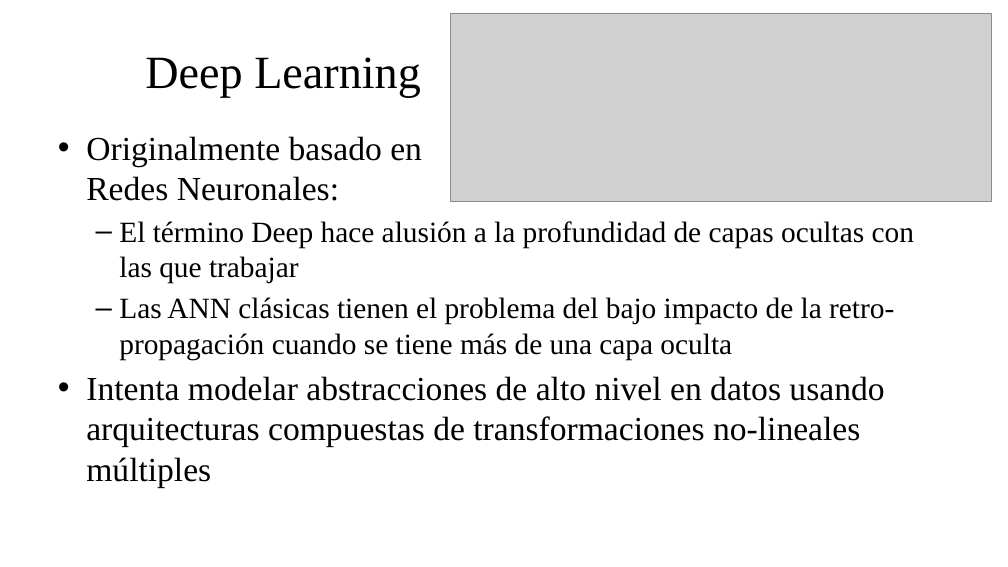
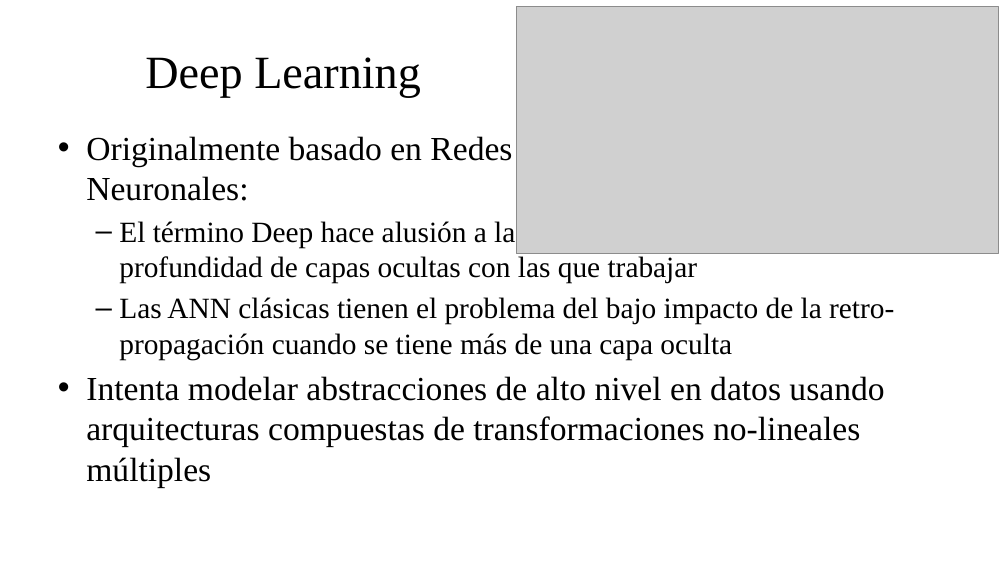
Before and after one commit to fsancho/Modelado-Analisis-Complejidad, a slide deck: slide 11 of Bloque IV. ML/IV.5. Métodos Avanzados.pptx. Drawn at 1008x567 pixels with LibreOffice and Linux fonts; fonts in the diff are those of the drawing; grey boxes stand for pictures. Boxes give left, top, right and bottom in pixels: in the first picture for what was removed or moved away, otherwise in the second. Text is boxed around its words. In the diff, an @@ line names an element or a change of style, - is before the commit and + after.

```diff
--- a/Bloque IV. ML/IV.5. Métodos Avanzados.pptx
+++ b/Bloque IV. ML/IV.5. Métodos Avanzados.pptx
@@ picture: place and size @@
-picture at [451, 13, 991, 202]
+picture at [516, 7, 999, 254]
@@ text "Originalmente basado en Redes Neuronales:" rewrapped from [86, 136, 914, 487] to [86, 136, 894, 487] @@
```
Also in this commit, not shown: 6 other slides changed, 1 other file.
